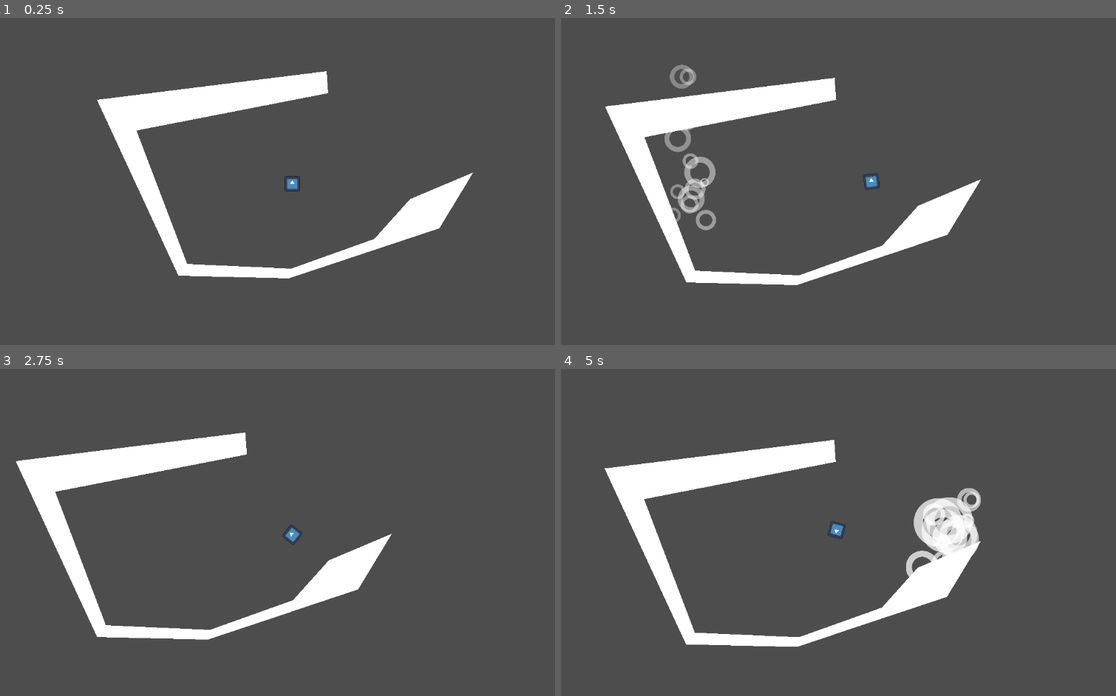
Above: before the commit, frames 1-4 (two rows, left to right).
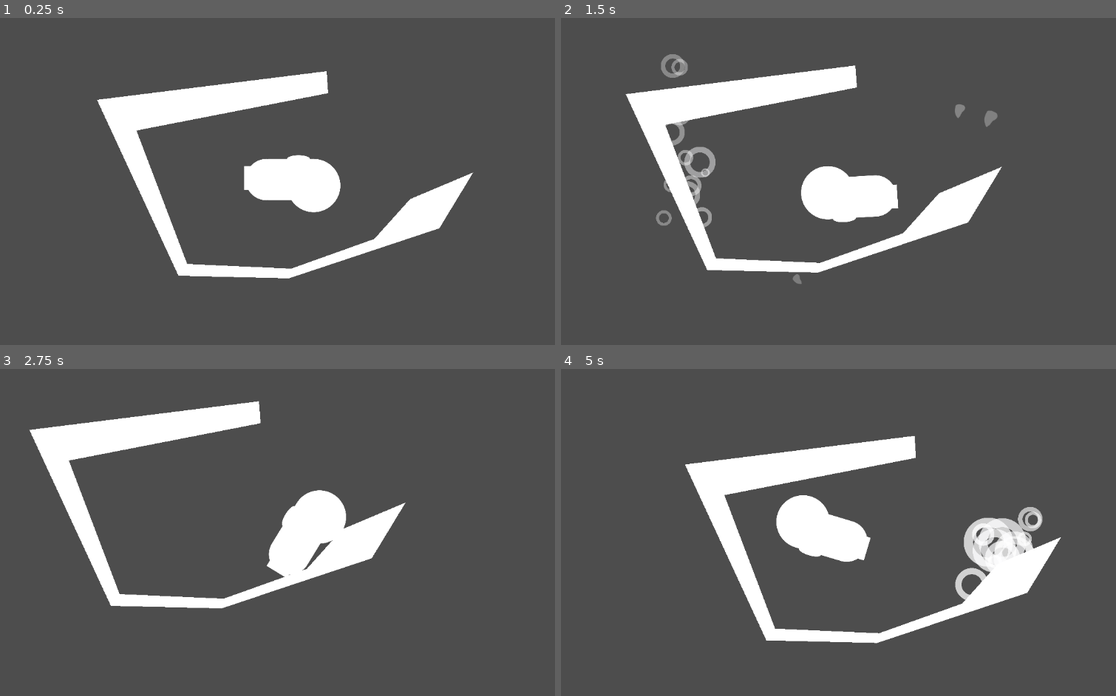
Above: after the commit, the same moments.

Repository: Mastoast/LDJam57
Game: Godot game, scene res://Levels/base_level.tscn
The game is run twice, just before and just after one commit, with the same random seed, the same clock (stepped at 60 frames per second) and the same inputs. The engine's default icon, where the game draws it, is replaced by a stand-in: a white triangle on a blue panel in a dark square.
Inputs (mouse positions are in pixels of both pictures, inside the frame that each line leads up to):
- Up to frame 1 (0.25 s): no input
- Up to frame 2 (1.5 s): tap Enter at 0.5 s; move the mouse to (982, 168) at 0.52 s; hold Right (ui_right) 0.53-1.28 s; tap Space (ui_select) at 0.77 s; move the mouse to (733, 201) at 1.27 s; hold Down (ui_down) from 1.28 s (still down)
- Up to frame 3 (2.75 s): tap Space (ui_select) at 1.52 s; move the mouse to (349, 460) at 2.02 s; release Down (ui_down) at 2.03 s; hold Right (ui_right) from 2.03 s (still down)
- Up to frame 4 (5 s): move the mouse to (821, 601) at 2.77 s; release Right (ui_right) at 2.78 s; hold Up (ui_up) 2.78-3.53 s; tap Space (ui_select) at 3.02, 3.77, 4.52 s; move the mouse to (1032, 584) at 3.52 s; hold Left (ui_left) from 3.53 s (still down); move the mouse to (677, 483) at 4.27 s

The runs differ from the first frame. In frame 1, 2.3% of the frame differs, in the area x 43-62%, y 41-60%; in frame 2, 12%; in frame 3, 16%; in frame 4, 18%, in the area x 7-91%, y 20-85%.

Commit message:
particles

Diff:
--- a/Particles/ParticleCollisionWall.tscn
+++ b/Particles/ParticleCollisionWall.tscn
@@ -1,6 +1,7 @@
-[gd_scene load_steps=4 format=3 uid="uid://ti6gbyf1t2hf"]
+[gd_scene load_steps=5 format=3 uid="uid://ti6gbyf1t2hf"]
 
 [ext_resource type="Texture2D" uid="uid://c8s3sirtpx8r1" path="res://Assets/rubble.png" id="1_rjcq7"]
+[ext_resource type="Script" uid="uid://c646ddpdmigpw" path="res://Particles/particle_collision_wall.gd" id="2_lxcxp"]
 
 [sub_resource type="Curve" id="Curve_lxcxp"]
 _data = [Vector2(0, 1), 0.0, 0.0, 0, 0, Vector2(1, 0.738981), 0.0, 0.0, 0, 0]
@@ -11,8 +12,10 @@
 colors = PackedColorArray(1, 1, 1, 1, 1, 1, 1, 0)
 
 [node name="CPUParticles2D" type="CPUParticles2D"]
+emitting = false
 amount = 3
 texture = ExtResource("1_rjcq7")
+one_shot = true
 speed_scale = 2.0
 explosiveness = 1.0
 lifetime_randomness = 0.1
@@ -27,3 +30,6 @@
 scale_amount_min = 0.5
 scale_amount_curve = SubResource("Curve_lxcxp")
 color_ramp = SubResource("Gradient_j10t5")
+script = ExtResource("2_lxcxp")
+
+[connection signal="finished" from="." to="." method="_on_finished"]
--- a/Particles/TEST TRAIL.tscn
+++ b/Particles/TEST TRAIL.tscn
@@ -1,9 +1,17 @@
-[gd_scene load_steps=2 format=3 uid="uid://bsl7wwpvm0xgy"]
+[gd_scene load_steps=4 format=3 uid="uid://bsl7wwpvm0xgy"]
 
-[ext_resource type="PackedScene" uid="uid://dej75yv2huaf8" path="res://Particles/trail.tscn" id="1_krss4"]
+[ext_resource type="Script" uid="uid://cwq8vyv2p2lyj" path="res://trail.gd" id="1_krss4"]
 
-[node name="Node2D" type="Node2D"]
+[sub_resource type="Curve" id="Curve_nuj42"]
+_data = [Vector2(0, 1), 0.0, 0.0, 0, 0, Vector2(1, 0), 0.0, 0.0, 0, 0]
+point_count = 2
 
-[node name="Trail" parent="." instance=ExtResource("1_krss4")]
-width = 10.0
+[sub_resource type="Gradient" id="Gradient_04bk3"]
+offsets = PackedFloat32Array(0, 0.258152, 1)
+colors = PackedColorArray(0.93845, 0.93845, 0.938449, 1, 0.838897, 0.838897, 0.838897, 0.980978, 1, 1, 1, 0)
+
+[node name="Trail" type="Line2D"]
+width_curve = SubResource("Curve_nuj42")
+gradient = SubResource("Gradient_04bk3")
+script = ExtResource("1_krss4")
 MAX_LENGTH = 10
--- /dev/null
+++ b/Particles/particle_collision_wall.gd
@@ -0,0 +1,6 @@
+extends CPUParticles2D
+
+
+func _on_finished() -> void:
+	queue_free()
+	pass # Replace with function body.
--- /dev/null
+++ b/Particles/trail2.gd
@@ -0,0 +1,5 @@
+extends Trails
+
+func _get_position():
+	print(get_parent().position)
+	return get_parent().position
--- a/Player/player.gd
+++ b/Player/player.gd
@@ -9,6 +9,8 @@
 var Player_State : State = State.Idle
 
 var latestPosition : Vector2
+
+var particleCollision = load("res://Particles/ParticleCollisionWall.tscn")
 #endregion
 
 func _ready() -> void:
@@ -19,11 +21,21 @@
 		look_at(get_global_mouse_position())
 	if Input.is_action_just_pressed("ui_select") && Player_State != State.Dash: ## dash debug
 		_dash()
+func _get_position():
+	return get_parent().position
+func _physics_process(delta: float) -> void:
+	velocity = Input.get_vector("ui_left", "ui_right","ui_up", "ui_down") *150
+	move_and_slide()
+	if Player_State == State.Dash:
+		var collision = move_and_collide(currentDashForce * delta * Vector2.from_angle(rotation))
+		if collision:
+			Player_State = State.Idle
+			var newParticle = particleCollision.instantiate()
+			get_parent().add_child(newParticle)
+			newParticle.global_position = collision.get_position()
+			newParticle.restart()
+			position = latestPosition
 
-func _physics_process(delta: float) -> void:
-	if Player_State == State.Dash && move_and_collide(currentDashForce * delta * Vector2.from_angle(rotation)):
-		Player_State = State.Idle
-		position = latestPosition
 
 #region DASH
 func _dash(dashForceMultiplier: float = 1, dashTime: float = 1) -> void:
--- a/Player/player.tscn
+++ b/Player/player.tscn
@@ -1,11 +1,17 @@
-[gd_scene load_steps=5 format=3 uid="uid://cirkva4eojwhw"]
+[gd_scene load_steps=8 format=3 uid="uid://cirkva4eojwhw"]
 
-[ext_resource type="Texture2D" uid="uid://cph4e7q4enlfx" path="res://Assets/icon.svg" id="1_7vf5y"]
 [ext_resource type="Script" uid="uid://1jkvvmcd0wrd" path="res://Player/player.gd" id="1_axnn4"]
+[ext_resource type="Texture2D" uid="uid://dgdk1nodh2edr" path="res://Assets/sous-marin.png" id="2_gwnis"]
 [ext_resource type="PackedScene" uid="uid://dlopvuf4yujyn" path="res://Particles/ParticleBubble.tscn" id="3_btcbx"]
+[ext_resource type="PackedScene" uid="uid://ti6gbyf1t2hf" path="res://Particles/ParticleCollisionWall.tscn" id="4_gwnis"]
+[ext_resource type="PackedScene" uid="uid://bsl7wwpvm0xgy" path="res://Particles/TEST TRAIL.tscn" id="5_k53q1"]
 
 [sub_resource type="CapsuleShape2D" id="CapsuleShape2D_hvfyp"]
-radius = 15.0
+radius = 37.0
+height = 162.0
+
+[sub_resource type="CircleShape2D" id="CircleShape2D_gwnis"]
+radius = 48.0
 
 [node name="Player" type="CharacterBody2D"]
 motion_mode = 1
@@ -13,9 +19,12 @@
 
 [node name="Sprite2D" type="Sprite2D" parent="."]
 scale = Vector2(0.234244, 0.234244)
-texture = ExtResource("1_7vf5y")
+texture = ExtResource("2_gwnis")
 
 [node name="CollisionShape2D" type="CollisionShape2D" parent="."]
+visible = false
+position = Vector2(-5, -9)
+rotation = 1.5708
 shape = SubResource("CapsuleShape2D_hvfyp")
 
 [node name="Camera2D" type="Camera2D" parent="."]
@@ -27,5 +36,20 @@
 one_shot = true
 
 [node name="ParticleBubble" parent="." instance=ExtResource("3_btcbx")]
+position = Vector2(-93, -13)
+
+[node name="ParticleCollisionWall" parent="." instance=ExtResource("4_gwnis")]
+
+[node name="CollisionShape2D2" type="CollisionShape2D" parent="."]
+visible = false
+position = Vector2(42, 2)
+shape = SubResource("CircleShape2D_gwnis")
+
+[node name="Marker2D" type="Marker2D" parent="."]
+position = Vector2(-1, 1)
+
+[node name="Trail" parent="Marker2D" instance=ExtResource("5_k53q1")]
+points = PackedVector2Array(0, 0)
+script = null
 
 [connection signal="timeout" from="Timer" to="." method="_onDashFinished"]
--- a/trail.gd
+++ b/trail.gd
@@ -19,4 +19,4 @@
 		add_point(point)
 
 func _get_position():
-	return get_global_mouse_position()
+	return get_parent().global_position
Binary file changed: Assets/rubble.png
Not shown, added: Particles/particle_collision_wall.gd.uid
Not shown, added: Particles/trail2.gd.uid
